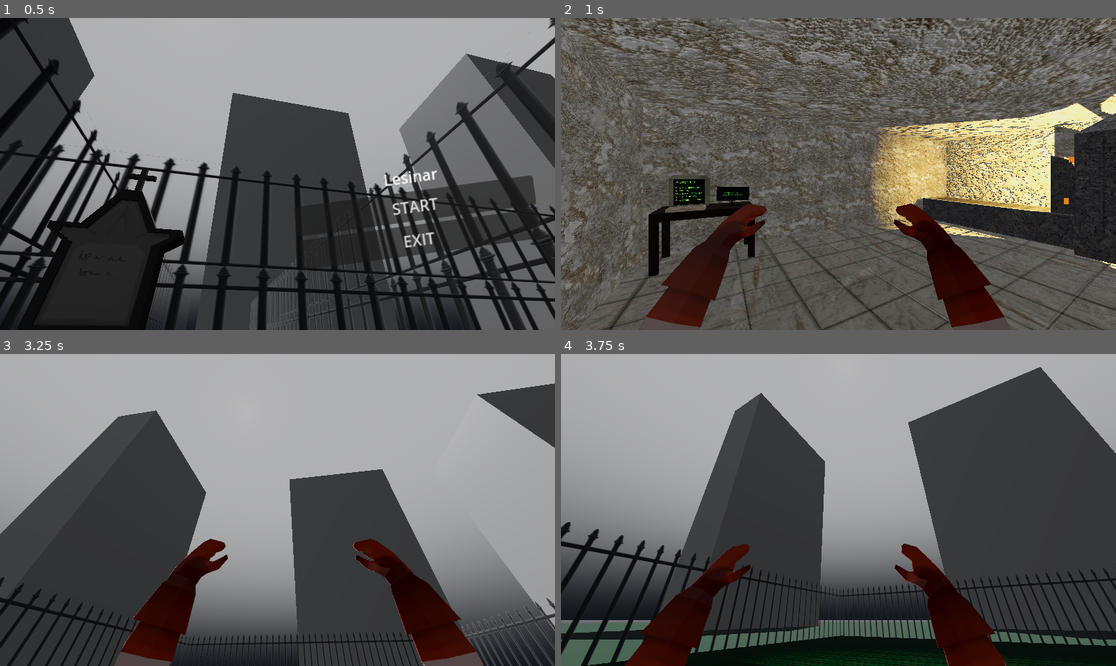
Above: before the commit, frames 1-4 (two rows, left to right).
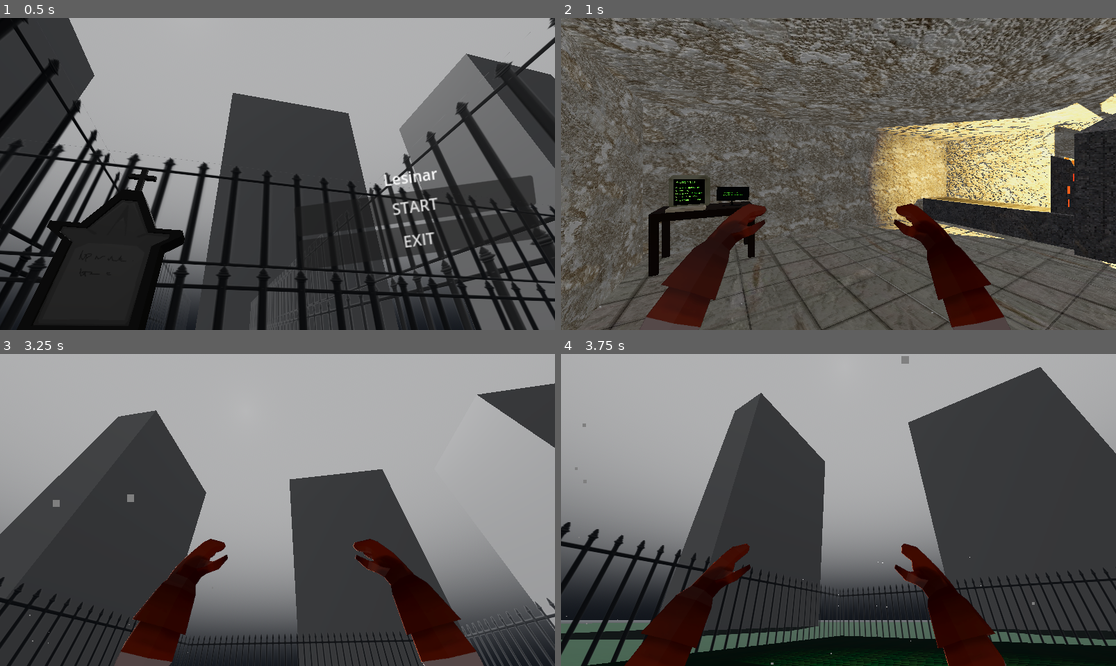
Above: after the commit, the same moments.

Repository: senseibobo/lesinar
Game: Godot game, scene res://menu/menu.tscn
Two runs of this game, one before a commit and one after it. Both use one fixed random seed, a clock stepped at 60 frames per second and the inputs below.
Inputs (mouse positions are in pixels of both pictures, inside the frame that each line leads up to):
- Up to frame 1 (0.5 s): no input
- Up to frame 2 (1 s): click "START" at 0.5 s
- Up to frame 3 (3.25 s): move the mouse to (305, 510) at 1.27 s; hold W (up) from 1.28 s (still down); tap E (interact) at 1.35, 2.85 s; move the mouse to (249, 510) at 2.02 s; click (249, 510) at 2.1 s; move the mouse to (288, 503) at 2.77 s
- Up to frame 4 (3.75 s): keep holding W (up); move the mouse to (832, 516) at 3.52 s; click (832, 516) at 3.6 s

Frame 1 is identical in both runs. In frame 2, less than 0.1% of the frame differs, in the area x 6-93%, y 24-95%; in frame 3, less than 0.1%; in frame 4, less than 0.1%.

Commit message:
added better footsteps

Diff:
--- /dev/null
+++ b/audio/footsteps/dirt/dirt_footsteps_sounds.tres
@@ -0,0 +1,16 @@
+[gd_resource type="AudioStreamRandomizer" load_steps=6 format=3 uid="uid://dmxcoxtufe1rj"]
+
+[ext_resource type="AudioStream" uid="uid://sev65aqed184" path="res://audio/footsteps/dirt/footsteps_dirt-01.ogg" id="1_0o2ja"]
+[ext_resource type="AudioStream" uid="uid://dckn65dqjkqus" path="res://audio/footsteps/dirt/footsteps_dirt-02.ogg" id="2_rxuxs"]
+[ext_resource type="AudioStream" uid="uid://dspv5ost5wlbl" path="res://audio/footsteps/dirt/footsteps_dirt-03.ogg" id="3_qdw3c"]
+[ext_resource type="AudioStream" uid="uid://b58fthtgxpqk" path="res://audio/footsteps/dirt/footsteps_dirt-04.ogg" id="4_2rxan"]
+[ext_resource type="AudioStream" uid="uid://dk57pubv35da4" path="res://audio/footsteps/dirt/footsteps_dirt-05.ogg" id="5_jj7va"]
+
+[resource]
+random_pitch = 1.2
+streams_count = 5
+stream_0/stream = ExtResource("1_0o2ja")
+stream_1/stream = ExtResource("2_rxuxs")
+stream_2/stream = ExtResource("3_qdw3c")
+stream_3/stream = ExtResource("4_2rxan")
+stream_4/stream = ExtResource("5_jj7va")
--- /dev/null
+++ b/audio/footsteps/tile/tile_footsteps_sounds.tres
@@ -0,0 +1,17 @@
+[gd_resource type="AudioStreamRandomizer" load_steps=7 format=3 uid="uid://inerwgaicior"]
+
+[ext_resource type="AudioStream" uid="uid://dcnf41ai53fuy" path="res://audio/footsteps/tile/footsteps_tile-01.ogg" id="1_ordtj"]
+[ext_resource type="AudioStream" uid="uid://c0lwakiikbndn" path="res://audio/footsteps/tile/footsteps_tile-02.ogg" id="2_j3ael"]
+[ext_resource type="AudioStream" uid="uid://xb0p0wtv6jbu" path="res://audio/footsteps/tile/footsteps_tile-03.ogg" id="3_xpk7n"]
+[ext_resource type="AudioStream" uid="uid://cnlfpcocjebla" path="res://audio/footsteps/tile/footsteps_tile-04.ogg" id="4_l8ekl"]
+[ext_resource type="AudioStream" uid="uid://bmltrhi1eca3l" path="res://audio/footsteps/tile/footsteps_tile-05.ogg" id="5_dlgqa"]
+[ext_resource type="AudioStream" uid="uid://4bkt1drnmih8" path="res://audio/footsteps/tile/footsteps_tile-06.ogg" id="6_cqdjx"]
+
+[resource]
+streams_count = 6
+stream_0/stream = ExtResource("1_ordtj")
+stream_1/stream = ExtResource("2_j3ael")
+stream_2/stream = ExtResource("3_xpk7n")
+stream_3/stream = ExtResource("4_l8ekl")
+stream_4/stream = ExtResource("5_dlgqa")
+stream_5/stream = ExtResource("6_cqdjx")
--- a/kuca/kuca2/kuca_2.tscn
+++ b/kuca/kuca2/kuca_2.tscn
@@ -87,6 +87,9 @@
 normal_texture = ExtResource("3_pji1g")
 texture_filter = 2
 
+[sub_resource type="BoxShape3D" id="BoxShape3D_pji1g"]
+size = Vector3(14.68, 0.056, 17.07)
+
 [node name="kuca2" type="Node3D"]
 
 [node name="kuca" type="MeshInstance3D" parent="."]
@@ -94,3 +97,9 @@
 mesh = SubResource("ArrayMesh_s6nnd")
 skeleton = NodePath("")
 surface_material_override/0 = SubResource("StandardMaterial3D_rakne")
+
+[node name="Collision" type="StaticBody3D" parent="." groups=["tile"]]
+
+[node name="CollisionShape3D" type="CollisionShape3D" parent="Collision"]
+transform = Transform3D(1, 0, 0, 0, 1, 0, 0, 0, 1, 0, -3.58734, 0)
+shape = SubResource("BoxShape3D_pji1g")
--- a/player/player.gd
+++ b/player/player.gd
@@ -31,7 +31,6 @@
 @export var right_hand_model: Node3D
 @export var raycast: RayCast3D
 @export var audio_player: AudioStreamPlayer
-@export var audio_player_hod: AudioStreamPlayer
 @export var dirt_sound: AudioStream
 @export var pick_sound: AudioStream
 @export var krec_sound: AudioStream
@@ -41,6 +40,11 @@
 @export var sensitivity: float
 @export var label: Label
 @export var day_rect: DayRect
+@export var footsteps_sound_player: AudioStreamPlayer
+@export var ground_raycast: RayCast3D
+
+var next_footstep_sound: float = 0.0
+
 
 func _ready() -> void:
 	score = 0
@@ -82,16 +86,18 @@
 	camera_input()
 	sway()
 
+
 func move_input(delta: float):
 	var input: Vector2 = Input.get_vector("left","right","up","down")
 	move_vector = camera.global_basis.z * input.y + camera.global_basis.x * input.x
 	move_vector.y = 0.0
 	move_vector = move_vector.normalized()
 	if move_vector != Vector3(0.0, 0.0, 0.0):
-		if !audio_player_hod.playing:
-			audio_player_hod.play()
-	else:
-		audio_player_hod.stop()
+		check_footstep_sound()
+		next_footstep_sound += delta
+		if next_footstep_sound > 0.6:
+			footsteps_sound_player.play()
+			next_footstep_sound -= 0.6
 	velocity = move_vector*speed
 	ScoreManager.burn_calories(move_vector.length()*delta * (2 if holding_corpse else 1))
 	move_and_slide()
@@ -100,6 +106,16 @@
 	#if Input.is_action_just_pressed("use") and held_tool != null:
 		#choose_anim_tool()
 		#held_tool.use()
+
+func check_footstep_sound():
+	if ground_raycast.is_colliding():
+		var next_stream: AudioStreamRandomizer
+		var collider: Node = ground_raycast.get_collider()
+		if collider.is_in_group(&"dirt"): next_stream = preload("res://audio/footsteps/dirt/dirt_footsteps_sounds.tres")
+		elif collider.is_in_group(&"tile"): next_stream = preload("res://audio/footsteps/tile/tile_footsteps_sounds.tres")
+		if footsteps_sound_player.stream != next_stream:
+			footsteps_sound_player.stream = next_stream
+
 
 func play_catching():
 	audio_player.stream = katch_sound
@@ -240,6 +256,7 @@
 		left_hand_model.position = left_hand_model.position.lerp(Vector3(-0.05, -1.718, -0.455), 5*get_process_delta_time())
 		right_hand_model.position = right_hand_model.position.lerp(Vector3(-0.05, -1.718, -0.455), 5*get_process_delta_time())
 
+
 func _on_grave_dug():
 	choose_anim_tool()
 
--- a/player/player.tscn
+++ b/player/player.tscn
@@ -6,8 +6,8 @@
 [ext_resource type="AudioStream" uid="uid://bcdwslxf2g0oo" path="res://audio/pik1.mp3" id="3_rk8fm"]
 [ext_resource type="AudioStream" uid="uid://j0iysju4tux1" path="res://audio/salt.mp3" id="4_ww4p7"]
 [ext_resource type="AudioStream" uid="uid://b0ec41u4mrp3q" path="res://audio/uzimanje stvari.mp3" id="5_6c3xl"]
-[ext_resource type="AudioStream" uid="uid://c3wv13iyyekxq" path="res://audio/hod4.mp3" id="6_5ur4k"]
 [ext_resource type="AudioStream" uid="uid://bksw5f3q4metl" path="res://audio/kaching.mp3" id="6_i5pkh"]
+[ext_resource type="AudioStream" uid="uid://dmxcoxtufe1rj" path="res://audio/footsteps/dirt/dirt_footsteps_sounds.tres" id="8_hg6s5"]
 [ext_resource type="PackedScene" uid="uid://cxwxxggxo0voi" path="res://ui/day_rect/day_rect.tscn" id="9_hg6s5"]
 
 [sub_resource type="CapsuleShape3D" id="CapsuleShape3D_mb4tp"]
@@ -1910,7 +1910,7 @@
 &"SHOWEL": SubResource("Animation_v4l2g")
 }
 
-[node name="Player" type="CharacterBody3D" node_paths=PackedStringArray("camera", "view_camera", "hand", "left_hand", "right_hand_anim", "left_hand_anim", "left_hand_model", "right_hand_model", "raycast", "audio_player", "audio_player_hod", "label", "day_rect")]
+[node name="Player" type="CharacterBody3D" node_paths=PackedStringArray("camera", "view_camera", "hand", "left_hand", "right_hand_anim", "left_hand_anim", "left_hand_model", "right_hand_model", "raycast", "audio_player", "label", "day_rect", "footsteps_sound_player", "ground_raycast")]
 collision_layer = 3
 script = ExtResource("1_o48ys")
 camera = NodePath("Camera3D")
@@ -1923,7 +1923,6 @@
 right_hand_model = NodePath("Camera3D/armModelRight")
 raycast = NodePath("Camera3D/RayCast3D")
 audio_player = NodePath("AudioStreamPlayer")
-audio_player_hod = NodePath("AudioStreamPlayer2")
 dirt_sound = ExtResource("2_61ccw")
 pick_sound = ExtResource("3_rk8fm")
 krec_sound = ExtResource("4_ww4p7")
@@ -1933,6 +1932,8 @@
 sensitivity = 0.5
 label = NodePath("CanvasLayer/PressELabel")
 day_rect = NodePath("CanvasLayer/DayRect")
+footsteps_sound_player = NodePath("FootstepsSoundPlayer")
+ground_raycast = NodePath("GroundRaycast")
 
 [node name="CollisionShape3D" type="CollisionShape3D" parent="."]
 transform = Transform3D(1, 0, 0, 0, 1, 0, 0, 0, 1, 0, 1, 0)
@@ -2317,8 +2318,9 @@
 
 [node name="AudioStreamPlayer" type="AudioStreamPlayer" parent="."]
 
-[node name="AudioStreamPlayer2" type="AudioStreamPlayer" parent="."]
-stream = ExtResource("6_5ur4k")
+[node name="FootstepsSoundPlayer" type="AudioStreamPlayer" parent="."]
+stream = ExtResource("8_hg6s5")
+max_polyphony = 2
 
 [node name="CanvasLayer" type="CanvasLayer" parent="."]
 
@@ -2338,3 +2340,6 @@
 text = "Press E"
 
 [node name="DayRect" parent="CanvasLayer" instance=ExtResource("9_hg6s5")]
+
+[node name="GroundRaycast" type="RayCast3D" parent="."]
+transform = Transform3D(1, 0, 0, 0, 1, 0, 0, 0, 1, 0, 0.309454, 0)
--- a/project.godot
+++ b/project.godot
@@ -19,6 +19,11 @@
 
 ScoreManager="*res://score/score_manager.gd"
 QuestManager="*res://quests/quest_manager.gd"
+
+[global_group]
+
+dirt=""
+tile=""
 
 [input]
 
--- a/terrain/terrain.tscn
+++ b/terrain/terrain.tscn
@@ -30,6 +30,9 @@
 
 [sub_resource type="BoxMesh" id="BoxMesh_hay2d"]
 
+[sub_resource type="BoxShape3D" id="BoxShape3D_2ilfp"]
+size = Vector3(30, 0.02, 30)
+
 [node name="Terrain" type="Node3D" node_paths=PackedStringArray("mesh_instance", "preview_mesh")]
 script = ExtResource("1_h2w3j")
 mesh_instance = NodePath("MeshInstance3D")
@@ -47,3 +50,9 @@
 [node name="PreviewMesh" type="MeshInstance3D" parent="."]
 material_override = SubResource("StandardMaterial3D_8o40f")
 mesh = SubResource("BoxMesh_hay2d")
+
+[node name="Collision" type="StaticBody3D" parent="." groups=["dirt"]]
+
+[node name="CollisionShape3D" type="CollisionShape3D" parent="Collision"]
+transform = Transform3D(1, 0, 0, 0, 1, 0, 0, 0, 1, 15, 0, 15)
+shape = SubResource("BoxShape3D_2ilfp")
--- a/world/world.tscn
+++ b/world/world.tscn
@@ -1,11 +1,11 @@
-[gd_scene load_steps=79 format=4 uid="uid://cgamuqao6oli1"]
+[gd_scene load_steps=82 format=4 uid="uid://cgamuqao6oli1"]
 
 [ext_resource type="PackedScene" uid="uid://dc6ux2dac5fr2" path="res://player/player.tscn" id="1_vp3ec"]
 [ext_resource type="PackedScene" uid="uid://d18ckmself2n" path="res://disposal/krematorijum/krematorijum.tscn" id="5_m8om7"]
 [ext_resource type="Texture2D" uid="uid://bhrysadydotro" path="res://terrain/grass.png" id="6_2tavo"]
 [ext_resource type="PackedScene" uid="uid://dl5hw2edprci2" path="res://granice/granice.tscn" id="6_7h36j"]
 [ext_resource type="Texture2D" uid="uid://c6x6p47bd57cd" path="res://soba/kuca/KUCA_zid.png" id="7_muiiw"]
-[ext_resource type="AudioStream" uid="uid://dao80lmv1ha4m" path="res://audio/bg opet.mp3" id="7_sgkku"]
+[ext_resource type="AudioStream" uid="uid://dao80lmv1ha4m" path="res://audio/background_music.mp3" id="7_sgkku"]
 [ext_resource type="PackedScene" uid="uid://ge533veisgpo" path="res://terrain/terrain.tscn" id="7_udxks"]
 [ext_resource type="Texture2D" uid="uid://cmry110r2mc68" path="res://soba/kuca/KUCA_tileFlor.png" id="8_0ll4u"]
 [ext_resource type="AudioStream" uid="uid://cvl8hf0knwq43" path="res://audio/traffic-city-121711.mp3" id="8_tks0w"]
@@ -60,6 +60,23 @@
 [sub_resource type="PlaneMesh" id="PlaneMesh_3bh8n"]
 size = Vector2(25, 25)
 
+[sub_resource type="ParticleProcessMaterial" id="ParticleProcessMaterial_3ljsx"]
+emission_shape_scale = Vector3(3.855, 1, 2.46)
+emission_shape = 3
+emission_box_extents = Vector3(1, 1, 1)
+direction = Vector3(0, 1, 0)
+spread = 180.0
+initial_velocity_min = 0.2
+initial_velocity_max = 0.2
+gravity = Vector3(0, 0.5, 0)
+
+[sub_resource type="StandardMaterial3D" id="StandardMaterial3D_gi7ib"]
+billboard_mode = 1
+
+[sub_resource type="QuadMesh" id="QuadMesh_0pnie"]
+material = SubResource("StandardMaterial3D_gi7ib")
+size = Vector2(0.01, 0.01)
+
 [sub_resource type="BoxMesh" id="BoxMesh_r4342"]
 size = Vector3(30, 70, 30)
 
@@ -830,6 +847,12 @@
 transform = Transform3D(-0.5, 0, -0.866025, 0, 1, 0, 0.866025, 0, -0.5, 14.6298, 0.0431315, 33.923)
 katch_sound = null
 
+[node name="GPUParticles3D" type="GPUParticles3D" parent="Player"]
+transform = Transform3D(-0.500001, 0, 0.866026, 0, 1, 0, -0.866026, 0, -0.500001, -0.0566158, 1.18862, -1.30607)
+amount = 200
+process_material = SubResource("ParticleProcessMaterial_3ljsx")
+draw_pass_1 = SubResource("QuadMesh_0pnie")
+
 [node name="Granice" parent="." instance=ExtResource("6_7h36j")]
 transform = Transform3D(1, 0, 0, 0, 1, 0, 0, 0, 1, 15, 0, 15)
 
Not shown, added: audio/background_music.mp3.import
Not shown, removed: audio/bg opet.mp3.import
Not shown, added: audio/footsteps/dirt/footsteps_dirt-01.ogg.import
Not shown, added: audio/footsteps/dirt/footsteps_dirt-02.ogg.import
Not shown, added: audio/footsteps/dirt/footsteps_dirt-03.ogg.import
Not shown, added: audio/footsteps/dirt/footsteps_dirt-04.ogg.import
Not shown, added: audio/footsteps/dirt/footsteps_dirt-05.ogg.import
Not shown, added: audio/footsteps/tile/footsteps_tile-01.ogg.import
Not shown, added: audio/footsteps/tile/footsteps_tile-02.ogg.import
Not shown, added: audio/footsteps/tile/footsteps_tile-03.ogg.import
Not shown, added: audio/footsteps/tile/footsteps_tile-04.ogg.import
Not shown, added: audio/footsteps/tile/footsteps_tile-05.ogg.import
(and 15 more such lines)
